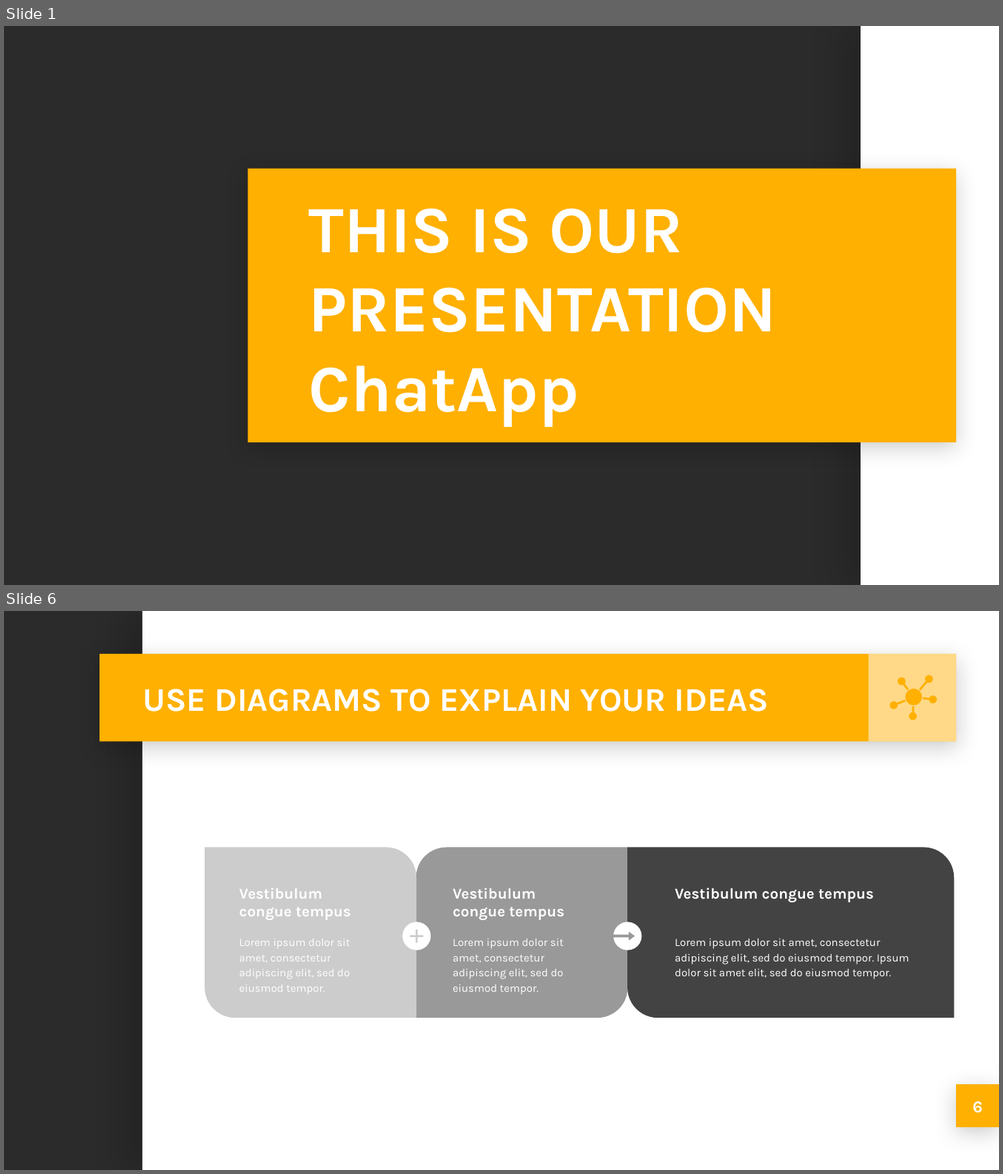
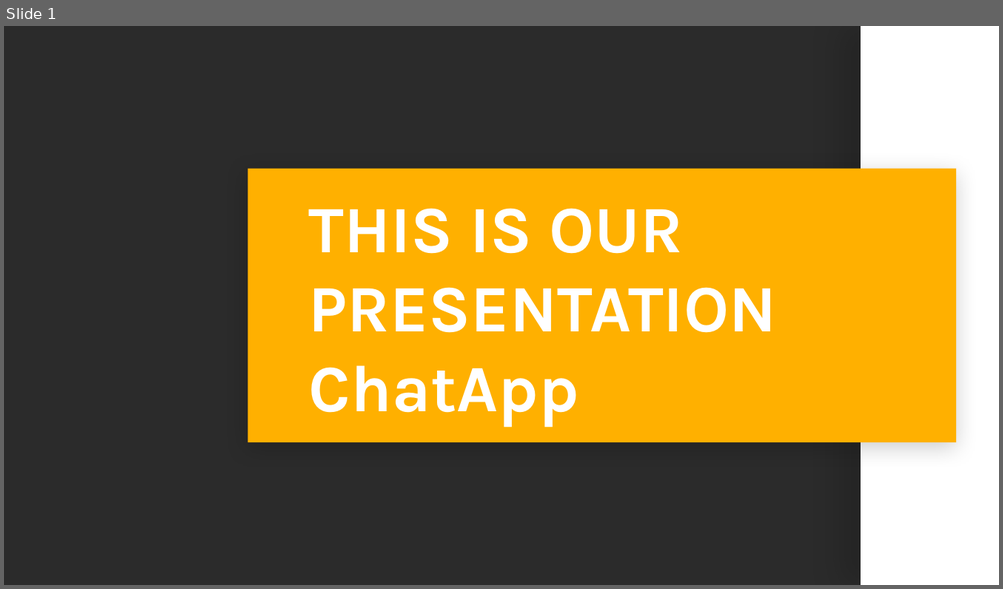
Before and after one commit to iphearum/G1ChatApp, a slide deck: ChatApp.pptx. Shown one above the other, each under a label of ours: slides 1 and 6 before the commit, slide 1 after it; the slides between them are not shown. The pictures are 1003x1174 and 1003x589 pixels, drawn with LibreOffice and Linux fonts; fonts in the diff are those of the drawing; background and template pictures are left out; a plain dark background stands for a picture behind light text. Boxes give left, top, right and bottom in pixels: in the first picture for what was removed or moved away, otherwise in the second. Text is boxed around its words. In the diff, an @@ line names an element or a change of style, - is before the commit and + after.

```diff
--- a/ChatApp.pptx
+++ b/ChatApp.pptx
@@ slide 6 removed at [4, 611, 999, 1170], background picture (left out) @@
@@ rectangle removed at [142, 611, 999, 1170] @@
@@ rectangle removed at [99, 654, 956, 741] @@
@@ rectangle removed at [868, 654, 956, 741] @@
@@ title removed at [142, 689, 768, 712] @@
-USE DIAGRAMS TO EXPLAIN YOUR IDEAS
@@ group removed at [889, 675, 936, 721]: 6 freeform shapes @@
@@ round diag rect removed at [205, 848, 417, 1019] @@
@@ round diag rect removed at [415, 848, 628, 1019] @@
@@ round diag rect removed at [628, 848, 954, 1019] @@
@@ text removed at [239, 889, 351, 920] @@
-Vestibulum congue tempus
@@ text removed at [452, 888, 564, 920] @@
-Vestibulum congue tempus
@@ text removed at [674, 888, 874, 903] @@
-Vestibulum congue tempus
@@ text removed at [239, 939, 350, 994] @@
-Lorem ipsum dolor sit amet, consectetur adipiscing elit, sed do eiusmod tempor.
@@ ellipse removed at [402, 923, 430, 950] @@
@@ plus sign removed at [408, 927, 426, 945] @@
@@ text removed at [452, 939, 563, 994] @@
-Lorem ipsum dolor sit amet, consectetur adipiscing elit, sed do eiusmod tempor.
@@ ellipse removed at [613, 923, 640, 950] @@
@@ right arrow removed at [613, 932, 634, 941] @@
@@ text removed at [674, 939, 909, 980] @@
-Lorem ipsum dolor sit amet, consectetur adipiscing elit, sed do eiusmod tempor. Ipsum dolor sit amet elit, sed do eiusmod tempor.
@@ rectangle removed at [956, 1085, 999, 1128] @@
@@ page number removed at [972, 1102, 982, 1113] @@
-6
```
Also in this commit, not shown: 4 slides changed, 5 slides added, 7 other slides removed, 31 other files.
